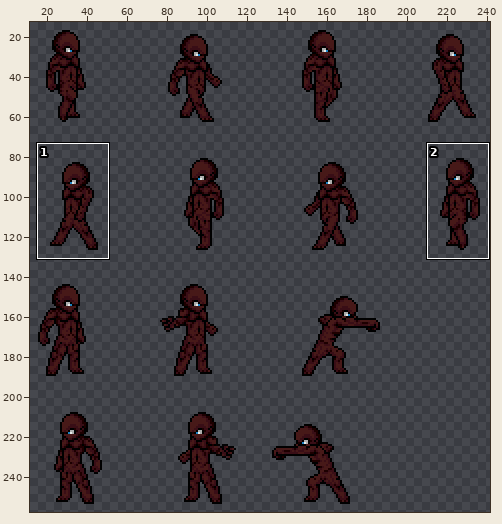
One commit to this sprite sheet: img/units/skin6.png. The first picture is a wide view before the edit; the outline marks the close-up.
Close-up. Before:
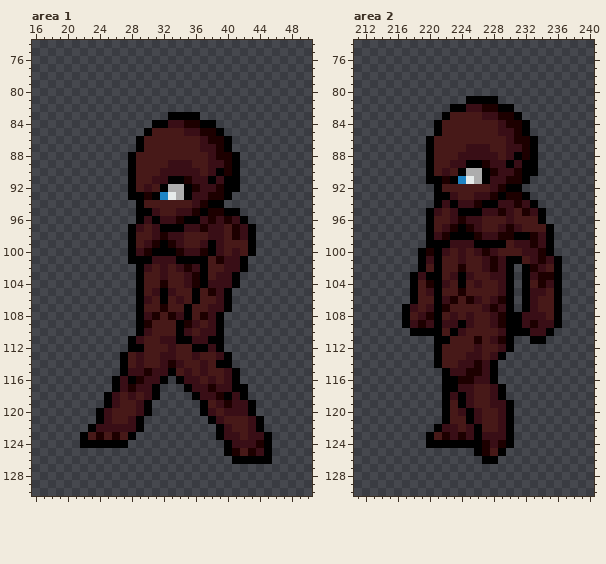
The file is 500x500 pixels. Shown: area 1: x 16..50, y 74..130; area 2: x 211..240, y 74..130. The wide view leaves out empty margins. The commit also changed other parts of the picture, which this record leaves out.
The same view after the edit:
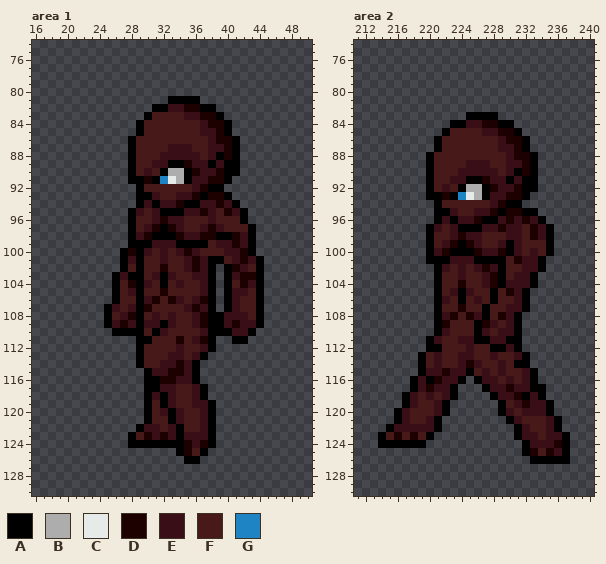
Palette (. is transparent): A #000000  B #adadad  C #e6ebea  D #1d0000  E #390e16  F #471918  G #1e84c4
Difference:
--- area 1
@@ x 16..50 @@
  80 ...................................
- 81 ...................................
- 82 ...................................
- 83 .................AAAA..............
- 84 ...............AAEEDDAA............
- 85 ..............AFFFFEEDDA...........
- 86 .............AFFFFFFFEDDA..........
- 87 .............AFFFFFFFEEDA..........
- 88 ............AFFFFFFFFFEDDA.........
- 89 ............AFFFFEEEFFEEDA.........
- 90 ............AFFFEEEEEFEADA.........
- 91 ............AFFEEAADEEAEAA.........
- 92 ............AFEFABBADEEDAA.........
- 93 ............AADAGCBAEEDDA..........
- 94 .............AFFFFFFEDAA...........
- 95 .............AAEFFEEDADDAA.........
- 96 .............AEAEEDAAEDEDEA........
- 97 ............AEFEAAAEEDEEFDEA.......
- 98 ............AFFEDEEFFFEEFDEA.......
- 99 ............AFEDADEFFEAEFFFA.......
-100 ............AEDAAADEEDAEFEFA.......
-101 ............AAAEEEAAAAFDEEA........
-102 .............AEFEFEDEAFFEEA........
-103 .............AFFEFFEDAFEEA.........
-104 .............AFFDFFEDAEEEA.........
-105 .............AFEAEFFAFDEA..........
-106 .............AEFAFEFAFFEA..........
-107 .............AFFDFFAFFEEA..........
-108 .............AEDFDEAFDEA...........
-109 .............ADFFFADEFEA...........
-110 .............AEFFFAEFEEA...........
-111 ............AEFFEEAAEEAA...........
-112 ............AAFFFEFFAAEA...........
-113 ...........AFEFFEEFFEFFEA..........
-114 ...........AFEFFEDEFFEFAA..........
-115 ...........AEEDEEAFEFEFFEA.........
-116 ..........AEADEEA.AEEFEFEA.........
-117 ..........AEDEEA...AEEDEEAA........
-118 .........AEFEFEA....AEEDAEA........
-119 .........AEFFEA......AFEDEEA.......
-120 ........AEFFFEA......AEFEEEA.......
-121 ........AEFFEA........AEFFFEA......
-122 .......AEEEEEA.........AEFFEA......
-123 ......AFDFDFA..........AEEFEEA.....
-124 ......AAAAAA............AEEEDA.....
-125 ........................ADFDEA.....
-126 .........................AAAAA.....
+ 81 .................AAAA..............
+ 82 ...............AAEEDDAA............
+ 83 ..............AFFFFEEDDA...........
+ 84 .............AFFFFFFFEDDA..........
+ 85 .............AFFFFFFFEEDA..........
+ 86 ............AFFFFFFFFFEDDA.........
+ 87 ............AFFFFEEEFFEEDA.........
+ 88 ............AFFFEEEEEFEADA.........
+ 89 ............AFFEEAADEEAEAA.........
+ 90 ............AFEFABBADEEDAA.........
+ 91 ............AADAGCBAEEDDA..........
+ 92 .............AFFFFFFEDAA...........
+ 93 .............AAEFFEEDADDA..........
+ 94 .............AEAEEDAAEEDEA.........
+ 95 ............AEFEAAAEEDEFDEA........
+ 96 ............AFFEDEEFFFEFFFA........
+ 97 ............AFEDADEFFEDEFFFA.......
+ 98 ............AEDAAADEEDDAADEA.......
+ 99 ............AAAEEEAAAAFEEDEA.......
+100 ...........ADAEFEFEDEFFFEEDA.......
+101 ...........AEAFFEFFEDEAAFEDEA......
+102 ...........AFAFFDFFEDEA.ADEFA......
+103 ..........AEAAFEAEFFEEA.AEDDA......
+104 ..........AFDAEFAFEFFEA.AFDEA......
+105 ..........AFEAFFDFFFFEA.AEEFA......
+106 ..........AFFAEDFDEFEDA.AEFFA......
+107 .........AEFEADFFFFEDEA.AEFFA......
+108 .........AFEDAFEFEFFEDAAEEEFA......
+109 .........AEDEAEEAEFFEDAAEDEEA......
+110 ..........AAAAFAEFFFFEAAAEEA.......
+111 .............AAFFFDFEDA..AA........
+112 .............AFFFFEFFEA............
+113 .............AFFFEEFEA.............
+114 .............AFFEEDEA..............
+115 ..............AEEDDEA..............
+116 ..............AADDEEA..............
+117 ..............AAEEFFEA.............
+118 ..............AEAEFFEA.............
+119 ..............AFAEFFEEA............
+120 ..............AFEAEFFEA............
+121 ..............AFFAEFFEA............
+122 .............AEEFEAFFEA............
+123 ............AFDEDEAEEEA............
+124 ............AAAAAAADEDA............
+125 ..................ADFA.............
+126 ...................AA..............
 127 ...................................
--- area 2
@@ x 211..240 @@
  80 ..............................
- 81 ..............AAAA............
- 82 ............AAEEDDAA..........
- 83 ...........AFFFFEEDDA.........
- 84 ..........AFFFFFFFEDDA........
- 85 ..........AFFFFFFFEEDA........
- 86 .........AFFFFFFFFFEDDA.......
- 87 .........AFFFFEEEFFEEDA.......
- 88 .........AFFFEEEEEFEADA.......
- 89 .........AFFEEAADEEAEAA.......
- 90 .........AFEFABBADEEDAA.......
- 91 .........AADAGCBAEEDDA........
- 92 ..........AFFFFFFEDAA.........
- 93 ..........AAEFFEEDADDA........
- 94 ..........AEAEEDAAEEDEA.......
- 95 .........AEFEAAAEEDEFDEA......
- 96 .........AFFEDEEFFFEFFFA......
- 97 .........AFEDADEFFEDEFFFA.....
- 98 .........AEDAAADEEDDAADEA.....
- 99 .........AAAEEEAAAAFEEDEA.....
-100 ........ADAEFEFEDEFFFEEDA.....
-101 ........AEAFFEFFEDEAAFEDEA....
-102 ........AFAFFDFFEDEA.ADEFA....
-103 .......AEAAFEAEFFEEA.AEDDA....
-104 .......AFDAEFAFEFFEA.AFDEA....
-105 .......AFEAFFDFFFFEA.AEEFA....
-106 .......AFFAEDFDEFEDA.AEFFA....
-107 ......AEFEADFFFFEDEA.AEFFA....
-108 ......AFEDAFEFEFFEDAAEEEFA....
-109 ......AEDEAEEAEFFEDAAEDEEA....
-110 .......AAAAFAEFFFFEAAAEEA.....
-111 ..........AAFFFDFEDA..AA......
-112 ..........AFFFFEFFEA..........
-113 ..........AFFFEEFEA...........
-114 ..........AFFEEDEA............
-115 ...........AEEDDEA............
-116 ...........AADDEEA............
-117 ...........AAEEFFEA...........
-118 ...........AEAEFFEA...........
-119 ...........AFAEFFEEA..........
-120 ...........AFEAEFFEA..........
-121 ...........AFFAEFFEA..........
-122 ..........AEEFEAFFEA..........
-123 .........AFDEDEAEEEA..........
-124 .........AAAAAAADEDA..........
-125 ...............ADFA...........
-126 ................AA............
+ 81 ..............................
+ 82 ..............................
+ 83 ..............AAAA............
+ 84 ............AAEEDDAA..........
+ 85 ...........AFFFFEEDDA.........
+ 86 ..........AFFFFFFFEDDA........
+ 87 ..........AFFFFFFFEEDA........
+ 88 .........AFFFFFFFFFEDDA.......
+ 89 .........AFFFFEEEFFEEDA.......
+ 90 .........AFFFEEEEEFEADA.......
+ 91 .........AFFEEAADEEAEAA.......
+ 92 .........AFEFABBADEEDAA.......
+ 93 .........AADAGCBAEEDDA........
+ 94 ..........AFFFFFFEDAA.........
+ 95 ..........AAEFFEEDADDAA.......
+ 96 ..........AEAEEDAAEDEDEA......
+ 97 .........AEFEAAAEEDEEFDEA.....
+ 98 .........AFFEDEEFFFEEFDEA.....
+ 99 .........AFEDADEFFEAEFFFA.....
+100 .........AEDAAADEEDAEFEFA.....
+101 .........AAAEEEAAAAFDEEA......
+102 ..........AEFEFEDEAFFEEA......
+103 ..........AFFEFFEDAFEEA.......
+104 ..........AFFDFFEDAEEEA.......
+105 ..........AFEAEFFAFDEA........
+106 ..........AEFAFEFAFFEA........
+107 ..........AFFDFFAFFEEA........
+108 ..........AEDFDEAFDEA.........
+109 ..........ADFFFADEFEA.........
+110 ..........AEFFFAEFEEA.........
+111 .........AEFFEEAAEEAA.........
+112 .........AAFFFEFFAAEA.........
+113 ........AFEFFEEFFEFFEA........
+114 ........AFEFFEDEFFEFAA........
+115 ........AEEDEEAFEFEFFEA.......
+116 .......AEADEEA.AEEFEFEA.......
+117 .......AEDEEA...AEEDEEAA......
+118 ......AEFEFEA....AEEDAEA......
+119 ......AEFFEA......AFEDEEA.....
+120 .....AEFFFEA......AEFEEEA.....
+121 .....AEFFEA........AEFFFEA....
+122 ....AEEEEEA.........AEFFEA....
+123 ...AFDFDFA..........AEEFEEA...
+124 ...AAAAAA............AEEEDA...
+125 .....................ADFDEA...
+126 ......................AAAAA...
 127 ..............................
Changed places in both close-ups, as pixel boxes (x1, y1, x2, y2):
changed: (80, 96, 272, 464)
changed: (378, 96, 570, 464)
